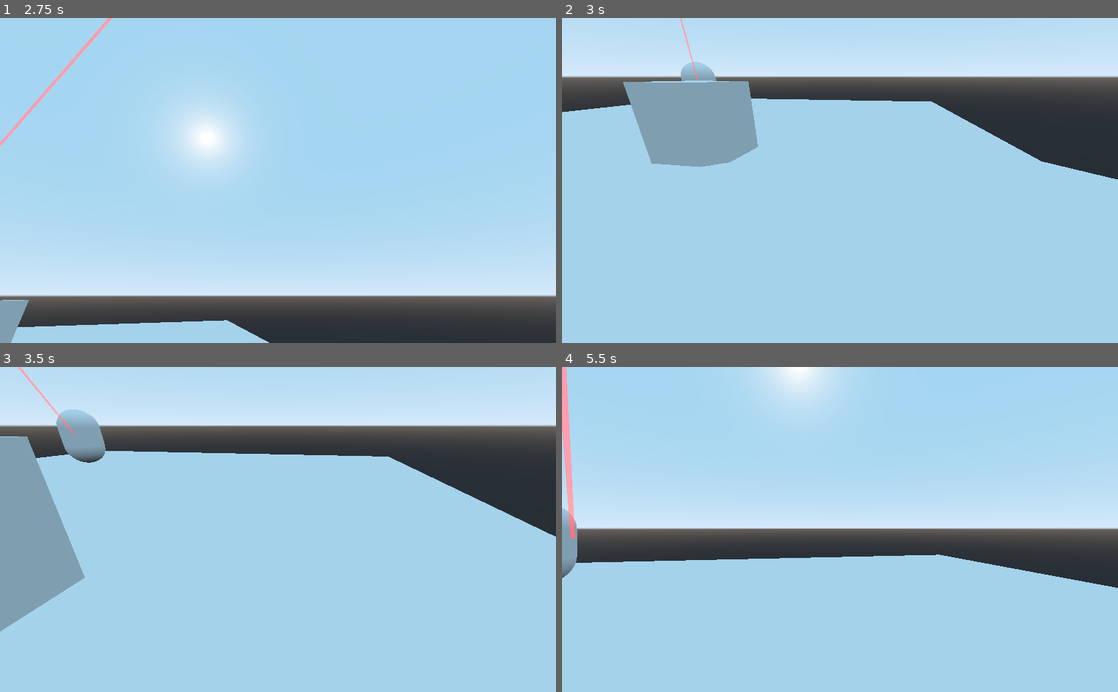
Above: before the commit, frames 1-4 (two rows, left to right).
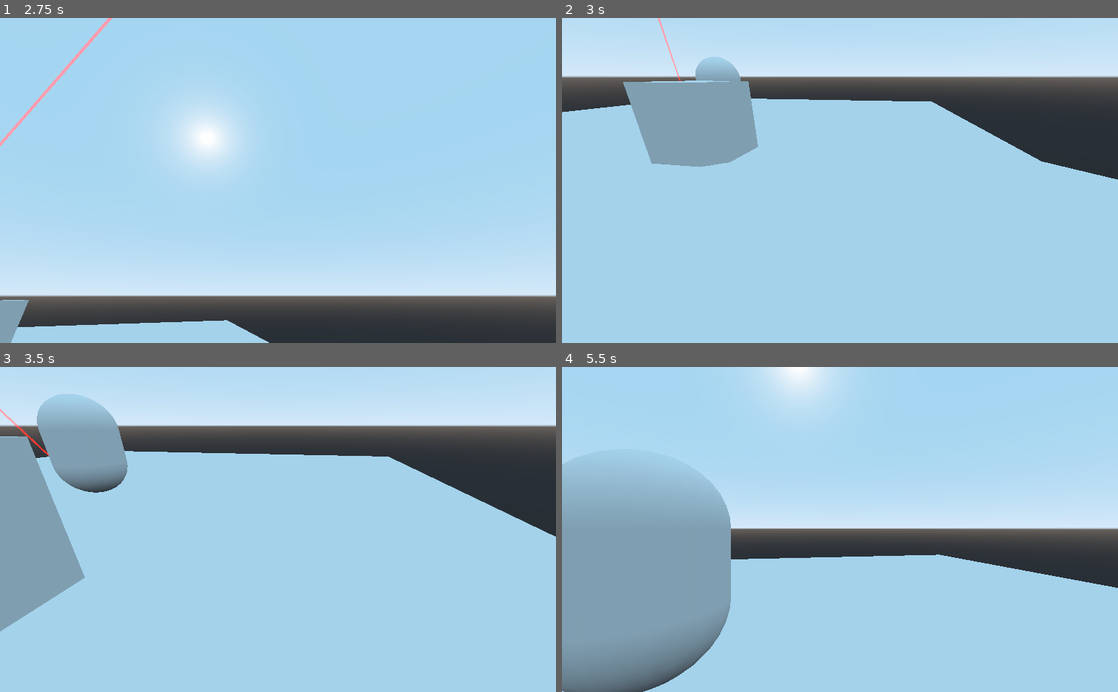
Above: after the commit, the same moments.

Repository: skarnl/godot--gwj31
Game: Godot game, scene res://screens/game/target_ai_test_world.tscn
The game is run twice, just before and just after one commit, with the same random seed, the same clock (stepped at 60 frames per second) and the same inputs. This scene is started directly instead of the project's main scene.
Inputs (mouse positions are in pixels of both pictures, inside the frame that each line leads up to):
- Up to frame 1 (2.75 s): tap Enter at 0.5 s; move the mouse to (400, 164) at 0.52 s; hold D (move_right) 0.53-1.28 s; hold E (interact) 0.53-1.28 s; move the mouse to (166, 196) at 1.27 s; hold S (move_backward) 1.28-2.03 s; tap E (interact) at 1.35 s; move the mouse to (333, 109) at 2.02 s; hold D (move_right) from 2.03 s (still down); hold E (interact) from 2.03 s (still down)
- Up to frame 2 (3 s): move the mouse to (812, 245) at 2.77 s; release D (move_right) at 2.78 s; release E (interact) at 2.78 s; hold W (move_forward) from 2.78 s (still down); tap E (interact) at 2.85 s
- Up to frame 3 (3.5 s): keep holding W (move_forward)
- Up to frame 4 (5.5 s): move the mouse to (1006, 578) at 3.52 s; release W (move_forward) at 3.53 s; hold E (interact) 3.53-4.28 s; hold A (move_left) 3.53-5.03 s; move the mouse to (673, 480) at 4.27 s; tap E (interact) at 4.35 s; move the mouse to (867, 529) at 5.02 s; hold S (move_backward) from 5.03 s (still down); hold E (interact) from 5.03 s (still down)

Frame 1 is identical in both runs. In frame 2, 0.6% of the frame differs, in the area x 17-33%, y 0-20%; in frame 3, 2.9%; in frame 4, 19%, in the area x 0-31%, y 0-100%.

Commit message:
Stop NPC from wandering (for now)

Diff:
--- a/entities/npc.gd
+++ b/entities/npc.gd
@@ -53,8 +53,10 @@
 func state_loaded(loaded_state : int) -> void:
 	match loaded_state:
 		States.IDLE:
-			idle_timer.wait_time = rand_range(MIN_IDLE_TIME, MAX_IDLE_TIME)
+#			idle_timer.wait_time = rand_range(MIN_IDLE_TIME, MAX_IDLE_TIME)
+			idle_timer.wait_time = 999
 			idle_timer.start()
+			pass
 
 		States.WANDERING:
 #			var attractions := get_tree().get_nodes_in_group("npc_wander_attraction")
